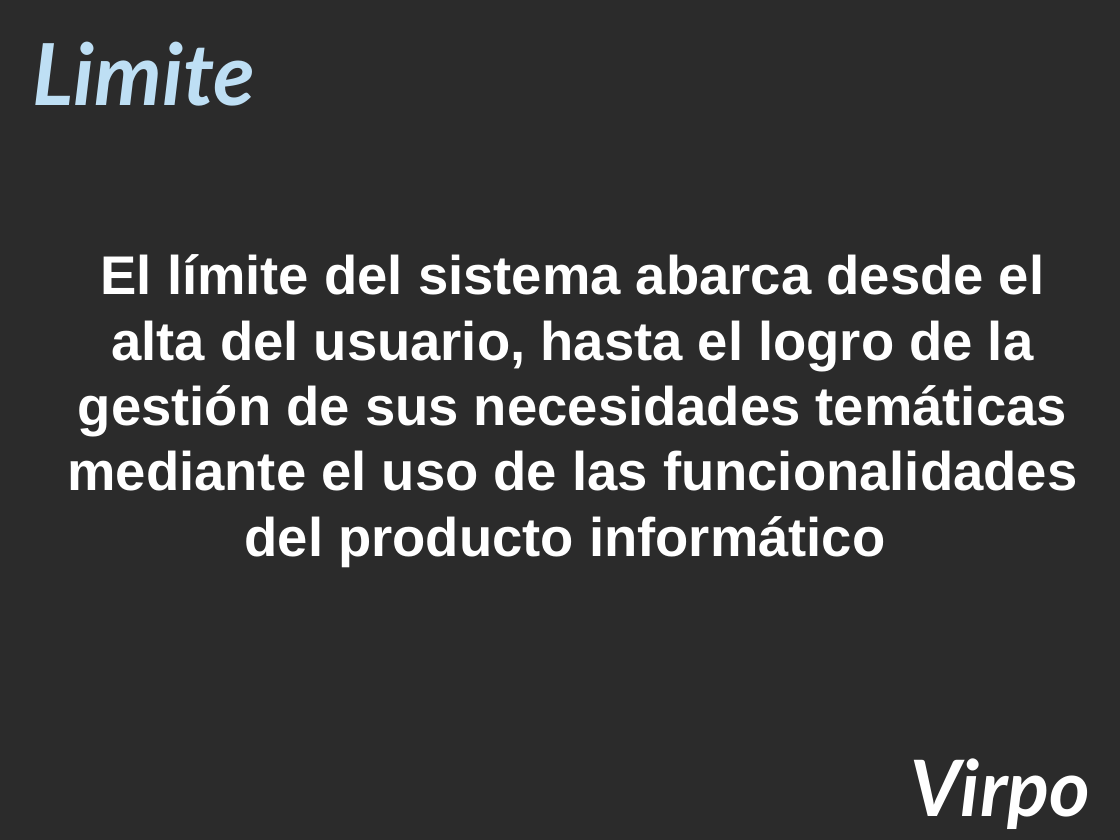
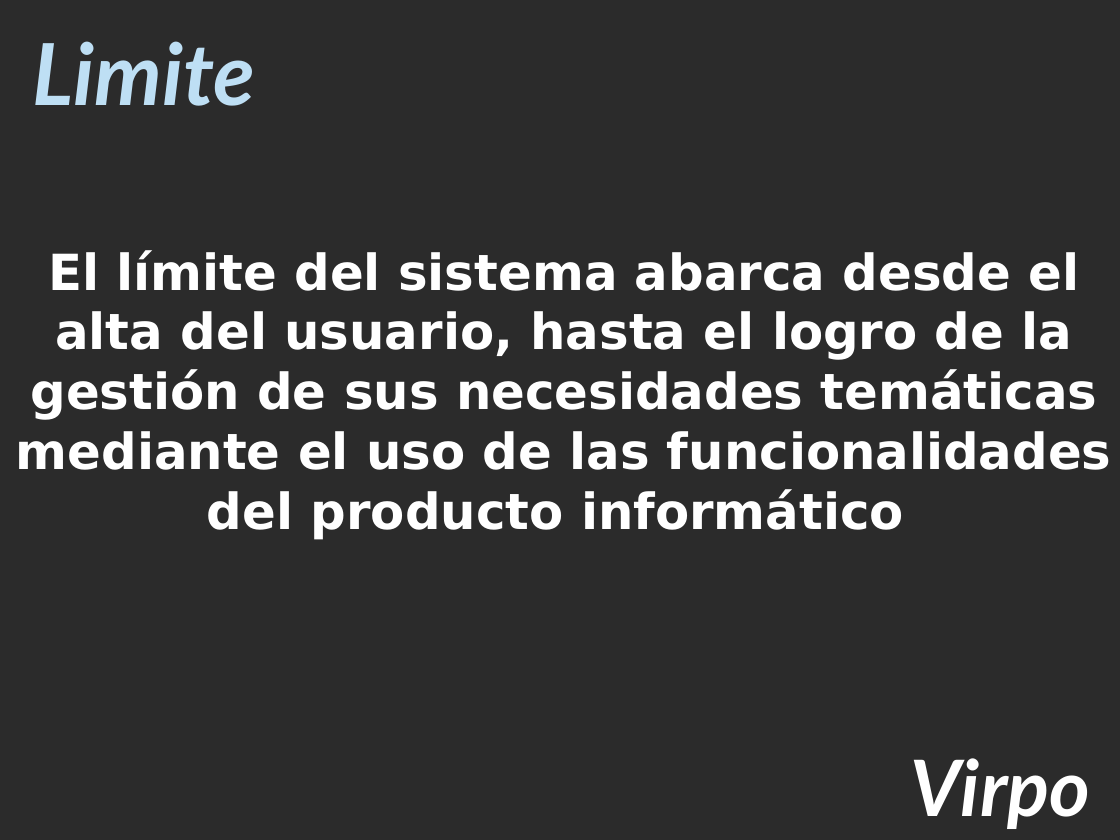
Before and after one commit to matiacc/virpo, a slide deck: slide 4 of Virpo Google/Documentacion/Virpo Iteracion Final.ppt. Drawn at 1120x840 pixels with LibreOffice and Linux fonts; fonts in the diff are those of the drawing; background and template pictures are left out; a plain dark background stands for a picture behind light text. Boxes give left, top, right and bottom in pixels: in the first picture for what was removed or moved away, otherwise in the second. Text is boxed around its words. In the diff, an @@ line names an element or a change of style, - is before the commit and + after.

```diff
--- a/Virpo Google/Documentacion/Virpo Iteracion Final.ppt
+++ b/Virpo Google/Documentacion/Virpo Iteracion Final.ppt
@@ text "El límite del sistema abarca ...": place and size @@
-text "El límite del sistema abarca ..." at [67,254,1077,566]
+text "El límite del sistema abarca ..." at [16,250,1112,540]
@@ text "El límite del sistema abarca ..." at [16,250,1112,540]: size 35 to 32 pt, font Arial to DejaVu Sans; less space between paragraphs @@
```
Also in this commit, not shown: 5 other slides changed.
